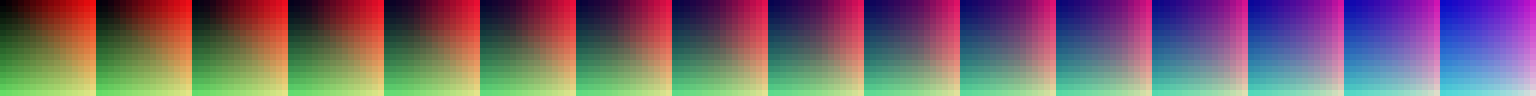
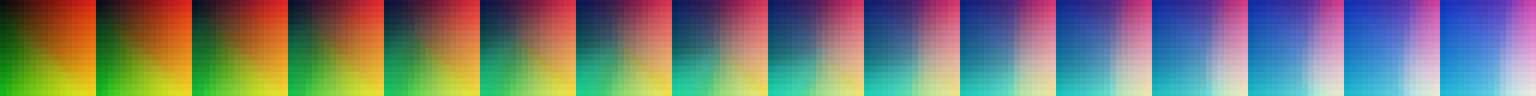
Revision of a layered 1536x96 image; what changed, layer by layer:
pixels changed over [0, 0, 1536, 96] (layer not identified)
